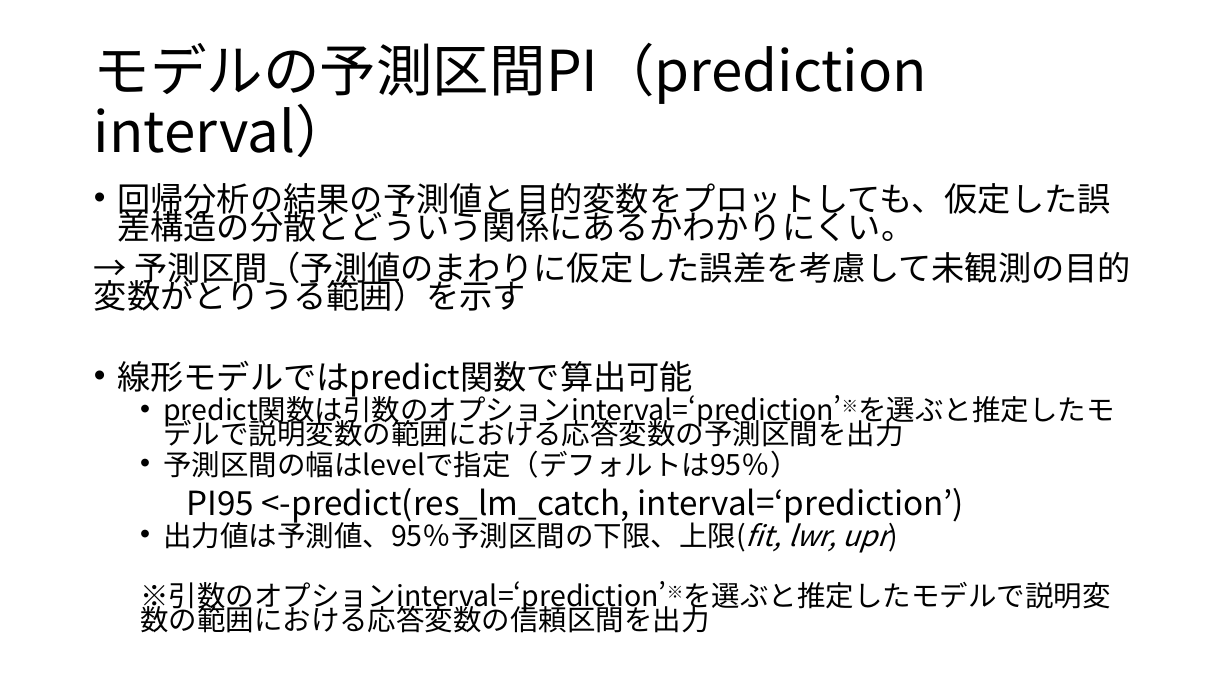
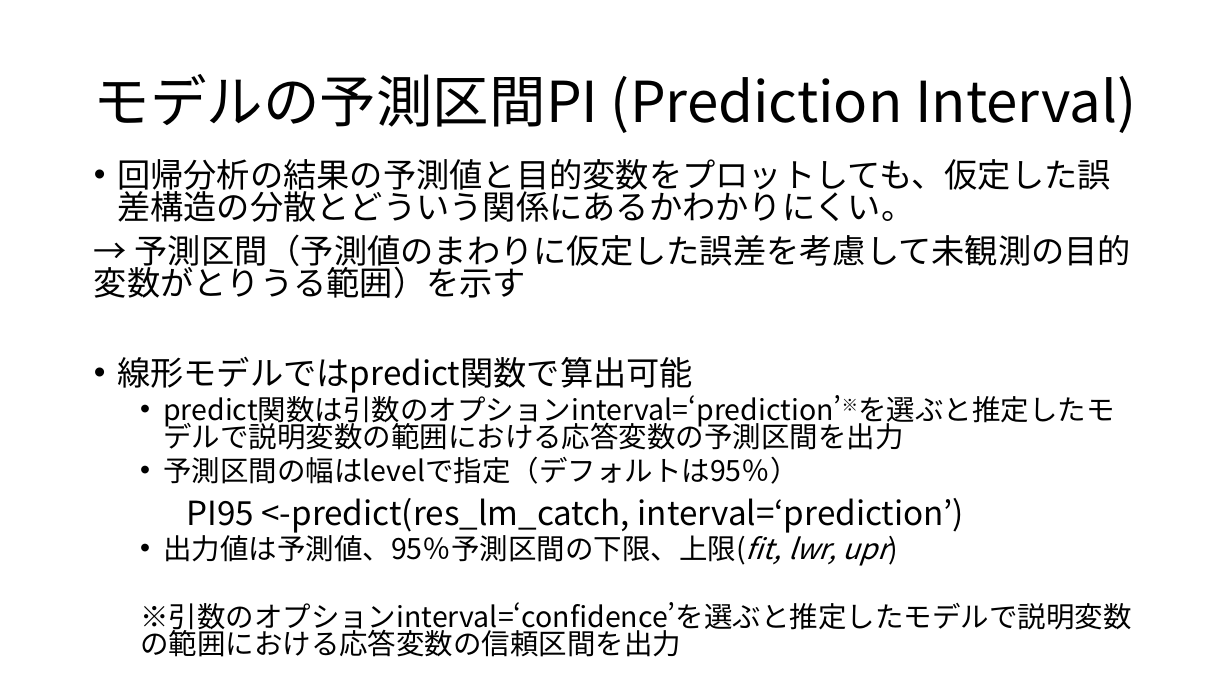
Before and after one commit to KoHMB/Shigen_kensyu_FRA, a slide deck: slide 4 of R/スライド/第28回.pptx (slide 3 before the commit). Drawn at 1232x693 pixels with LibreOffice and Linux fonts; fonts in the diff are those of the drawing. Boxes give left, top, right and bottom in pixels: in the first picture for what was removed or moved away, otherwise in the second. Text is boxed around its words. In the diff, an @@ line names an element or a change of style, - is before the commit and + after.

```diff
--- a/R/スライド/第28回.pptx
+++ b/R/スライド/第28回.pptx
@@ title at [94, 74, 1136, 133]: text changed @@
-モデルの予測区間PI（prediction interval）
+モデルの予測区間PI (Prediction Interval)
@@ text "回帰分析の結果の予測値と目的変数をプロットしても、仮定した誤差構造の分散とどういう関係にあるかわかりにくい。": place and size @@
-text "回帰分析の結果の予測値と目的変数をプロットしても、仮定した誤差構造の分散とどういう関係にあるかわかりにくい。" at [94, 183, 1131, 633]
+text "回帰分析の結果の予測値と目的変数をプロットしても、仮定した誤差構造の分散とどういう関係にあるかわかりにくい。" at [94, 159, 1131, 657]
@@ text at [94, 159, 1131, 566]: line spacing 0.7 to 0.8 @@
@@ text at [140, 602, 1131, 657]: text changed @@
-  ※引数のオプションinterval=‘prediction’※を選ぶと推定したモデルで説明変数の範囲における応答変数の信頼区間を出力
+  ※引数のオプションinterval=‘confidence’を選ぶと推定したモデルで説明変数の範囲における応答変数の信頼区間を出力
```
Also in this commit, not shown: 2 slides added, 5 other files.
